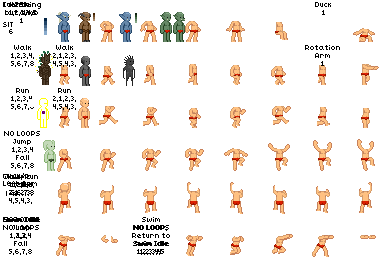
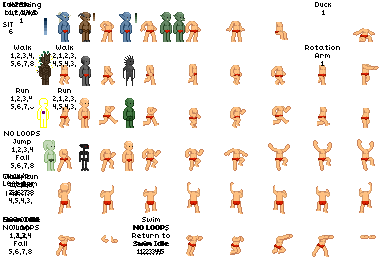
Revision of a layered 387 × 258 image; what changed, layer by layer:
painted on "backarm" over [79, 98, 135, 171]
